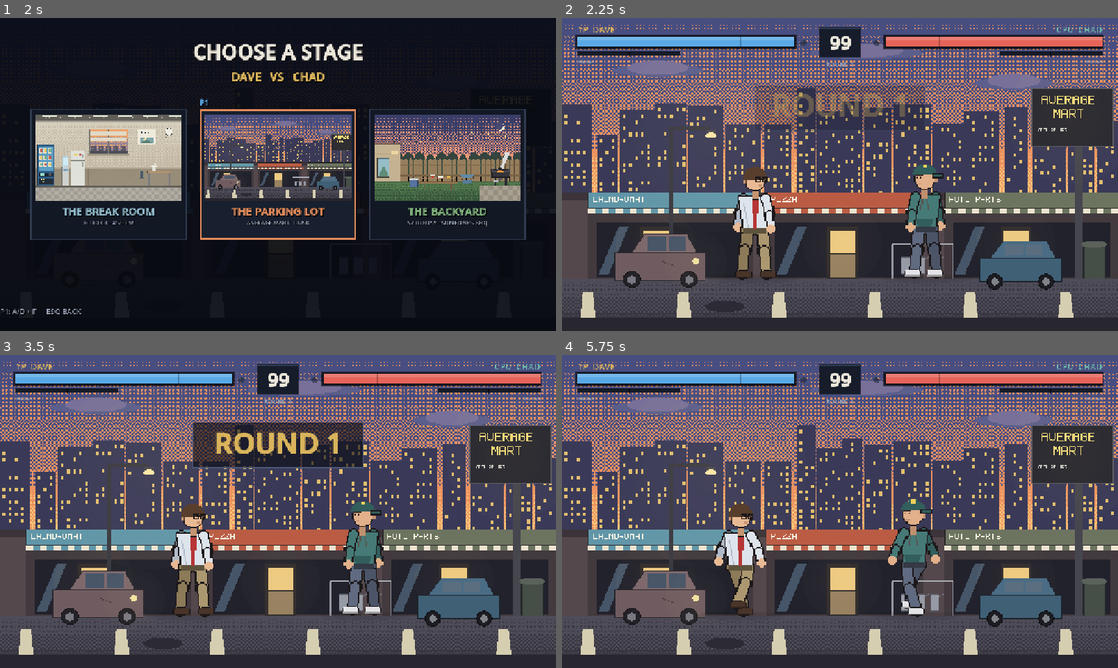
Above: before the commit, frames 1-4 (two rows, left to right).
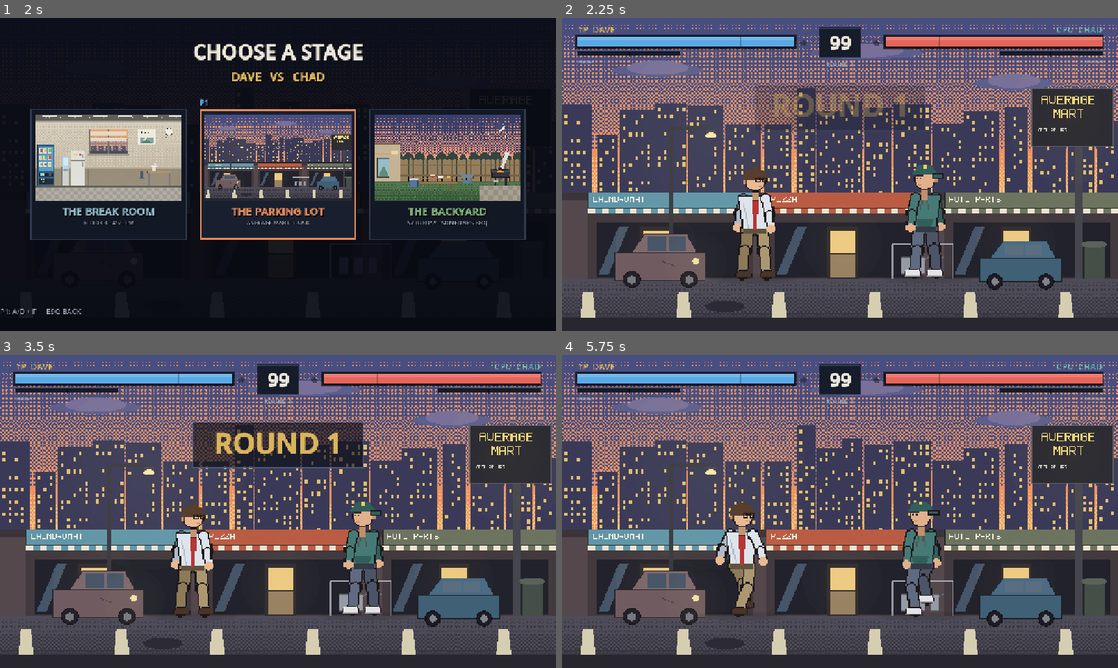
Above: after the commit, the same moments.

Repository: DrCzechyl/AverageCombat
Game: Godot game, scene res://scenes/ui/main_menu.tscn
Same seed, same stepped clock (60 frames per second), same inputs: the game is played once before the commit and once after it.
Inputs (mouse positions are in pixels of both pictures, inside the frame that each line leads up to):
- Up to frame 1 (2 s): click "ARCADE" at 0.5 s; tap Enter (p1_confirm) at 1.25 s; move the mouse to (400, 158) at 1.27 s; hold D (p1_right) from 1.28 s (still down); tap V (p1_block) at 1.35 s; click (400, 158) at 1.42 s; tap Space at 1.52 s
- Up to frame 2 (2.25 s): tap Keypad Enter (p2_confirm) at 2 s; move the mouse to (728, 190) at 2.02 s; release D (p1_right) at 2.03 s; hold S (p1_down) from 2.03 s (still down); tap Enter (p1_confirm) at 2.1 s
- Up to frame 3 (3.5 s): tap Space at 2.27 s; move the mouse to (333, 442) at 2.77 s; release S (p1_down) at 2.78 s; hold D (p1_right) from 2.78 s (still down); tap G (p1_heavy) at 2.85 s
- Up to frame 4 (5.75 s): move the mouse to (812, 574) at 3.52 s; release D (p1_right) at 3.53 s; hold W (p1_up) 3.53-4.28 s; tap F (p1_light) at 3.6 s; click (812, 574) at 3.67 s; tap Space at 3.77, 4.52, 5.27 s; move the mouse to (1006, 558) at 4.27 s; hold A (p1_left) from 4.28 s (still down); tap H (p1_special) at 4.35 s; move the mouse to (673, 464) at 5.02 s; tap Keypad 0 (p2_block) at 5.1 s

Frame 1 is identical in both runs. In frame 2, 0.2% of the frame differs, in the area x 30-69%, y 47-84%; in frame 3, 0.2%; in frame 4, 2.3%, in the area x 27-69%, y 46-84%.

Commit message:
Polish fighter animation and interpolate combat visuals
- Buffer actions through recovery and tune movement and hit reactions
- Interpolate fighter and projectile positions between physics ticks
- Refine camera kicks, landing effects, and projectile spin

Diff:
--- a/scripts/fight/arena.gd
+++ b/scripts/fight/arena.gd
@@ -68,6 +68,19 @@
 var _accum := 0.0
 var _fx_cache: Dictionary = {}
 var _start_positions := [Vector2.ZERO, Vector2.ZERO]
+
+var _vis_prev_p1 := Vector2.ZERO
+var _vis_prev_p2 := Vector2.ZERO
+var _vis_curr_p1 := Vector2.ZERO
+var _vis_curr_p2 := Vector2.ZERO
+var _proj_prev: Dictionary = {}
+var _proj_curr: Dictionary = {}
+var _proj_sim: Dictionary = {}
+var _visuals_displaced := false
+var _since_physics := 0.0
+var _physics_presented := false
+var _kick_dir := Vector2(0, 1)
+var _kick_time := 0.0
 
 
 func _ready() -> void:
@@ -146,6 +159,7 @@
 	ko_winner = -1
 	slowmo = 0
 	_clear_projectiles()
+	_sync_visual_endpoints()
 	_announce("ROUND %d" % round_number, 130)
 	Sfx.play("round_start", -8.0, 1.0, 0.0)
 	hud.snap_health()
@@ -175,9 +189,24 @@
 		if phase == Phase.FIGHT and previous_phase != Phase.FIGHT:
 			router.poll()
 		queue_redraw()
+	_since_physics = 0.0
+	_physics_presented = true
+	_present(clampf(_accum / TICK, 0.0, 1.0))
+
+
+func _process(delta: float) -> void:
+	if finished or p1 == null or p2 == null:
+		return
+	if _physics_presented:
+		_physics_presented = false
+		_present(clampf(_accum / TICK, 0.0, 1.0))
+		return
+	_since_physics += delta
+	_present(clampf((_accum + _since_physics) / TICK, 0.0, 1.0))
 
 
 func _step() -> void:
+	_capture_visual_previous()
 	total_ticks += 1
 	if announce_ticks > 0:
 		announce_ticks -= 1
@@ -198,6 +227,8 @@
 			_step_match_end()
 
 	_separate_bodies()
+	_capture_visual_current()
+	_apply_camera(0.0)
 
 
 func _separate_bodies() -> void:
@@ -323,12 +354,23 @@
 
 
 func _update_camera() -> void:
+	if shake > 0.0:
+		_kick_time += TICK
+	else:
+		_kick_time = 0.0
+	_apply_camera(0.0)
+	var target_zoom := 1.055 if phase == Phase.KO else 1.0
+	camera.zoom = camera.zoom.lerp(Vector2(target_zoom, target_zoom), 0.06)
+
+
+func _apply_camera(extra: float) -> void:
+	var offset := Vector2.ZERO
 	if shake > 0.0 and bool(SaveData.settings.get("screen_shake", true)):
-		camera.offset = Vector2(randf_range(-1.0, 1.0), randf_range(-1.0, 1.0)) * shake
-	else:
-		camera.offset = Vector2.ZERO
-	var target_zoom := 1.055 if phase == Phase.KO else 1.0
-	camera.zoom = camera.zoom.lerp(Vector2(target_zoom, target_zoom), 0.08)
+		var t := maxf(0.0, _kick_time + extra)
+		var omega := 9.0
+		var response := exp(-omega * t) * (1.0 + omega * t)
+		offset = _kick_dir * shake * response
+	camera.offset = _quantize_px(offset)
 
 
 # ---------------------------------------------------------------------------
@@ -384,6 +426,7 @@
 	var attacker := _fighter(attacker_index)
 	var blocked: bool = result["blocked"]
 	var heavy := float(result["damage"]) >= 80.0
+	_note_kick(attacker, defender)
 	# Landing (or getting blocked) builds the attacker's meter.
 	var gain := float(info.get("meter_gain", 8.0))
 	attacker.meter = minf(CharacterDB.METER_MAX, attacker.meter + gain * (0.4 if blocked else 1.0))
@@ -410,6 +453,14 @@
 	damage_done[attacker_index] += hp_lost
 
 
+func _note_kick(attacker: Fighter, defender: Fighter) -> void:
+	var aim := defender.pos - attacker.pos
+	if aim.length_squared() < 1.0:
+		aim = Vector2(attacker.facing, 0.0)
+	_kick_dir = aim.normalized()
+	_kick_time = 0.0
+
+
 func _handle_spawns() -> void:
 	for i in 2:
 		var f: Fighter = p1 if i == 0 else p2
@@ -435,6 +486,9 @@
 		if proj.dead:
 			_retire_projectile(proj)
 			continue
+		var proj_id: int = proj.get_instance_id()
+		if not _proj_prev.has(proj_id):
+			_proj_prev[proj_id] = proj.position
 		proj.tick()
 		if resolve:
 			var defender: Fighter = p2 if proj.owner_index == 0 else p1
@@ -462,6 +516,9 @@
 	for f in [p1, p2]:
 		if f.landed_flag:
 			_spawn_fx("dust", Vector2(f.pos.x, CharacterDB.GROUND_Y), 2.0)
+			if shake < 1.2:
+				_kick_dir = Vector2(0, 1)
+				_kick_time = 0.0
 			shake = maxf(shake, 1.2)
 
 
@@ -519,6 +576,7 @@
 	phase_ticks = KO_TICKS if label == "K.O." else 120
 	slowmo = 45 if label == "K.O." else 0
 	shake = 8.0
+	_kick_time = 0.0
 	var sub := ""
 	if winner == 0:
 		sub = "%s WINS THE ROUND" % _name_of(p1)
@@ -573,6 +631,7 @@
 	_enter_fight()
 	clear_projectiles_now()
 	_announce("RESET", 40)
+	_sync_visual_endpoints()
 	hud.snap_health()
 	router.discard()
 
@@ -630,11 +689,14 @@
 			anim.queue_free()
 			return
 	anim.position = at
-	anim.scale = Vector2(scale, scale)
+	var target_scale := Vector2(scale, scale)
+	anim.scale = target_scale * 0.8
 	anim.z_index = 6
 	fx_root.add_child(anim)
 	anim.play("fx")
 	anim.animation_finished.connect(anim.queue_free)
+	var pop := anim.create_tween()
+	pop.tween_property(anim, "scale", target_scale, 0.08).set_trans(Tween.TRANS_BACK).set_ease(Tween.EASE_OUT)
 
 
 func _fx_frames(path: String, fw: int, fh: int, count: int, fps: float) -> SpriteFrames:
@@ -677,6 +739,9 @@
 		if is_instance_valid(proj):
 			proj.queue_free()
 	projectiles.clear()
+	_proj_prev.clear()
+	_proj_curr.clear()
+	_proj_sim.clear()
 
 
 func _clear_projectiles() -> void:
@@ -717,7 +782,90 @@
 	if phase == Phase.FIGHT and is_instance_valid(proj) and not proj.connected:
 		var owner: Fighter = p1 if proj.owner_index == 0 else p2
 		owner.meter = minf(CharacterDB.METER_MAX, owner.meter + 2.0)
+	if is_instance_valid(proj):
+		var proj_id: int = proj.get_instance_id()
+		_proj_prev.erase(proj_id)
+		_proj_curr.erase(proj_id)
+		_proj_sim.erase(proj_id)
 	projectiles.erase(proj)
 	if is_instance_valid(proj):
 		proj.dead = true
 		proj.queue_free()
+
+
+func _sync_visual_endpoints() -> void:
+	if p1 == null or p2 == null:
+		return
+	_vis_prev_p1 = p1.pos
+	_vis_prev_p2 = p2.pos
+	_vis_curr_p1 = p1.pos
+	_vis_curr_p2 = p2.pos
+	_proj_prev.clear()
+	_proj_curr.clear()
+	_proj_sim.clear()
+	for proj in projectiles:
+		if not is_instance_valid(proj):
+			continue
+		var proj_id: int = proj.get_instance_id()
+		_proj_prev[proj_id] = proj.position
+		_proj_curr[proj_id] = proj.position
+		_proj_sim[proj_id] = proj.position
+	_visuals_displaced = false
+
+
+func _capture_visual_previous() -> void:
+	if _visuals_displaced:
+		_restore_projectile_sim()
+		_visuals_displaced = false
+	_vis_prev_p1 = p1.pos
+	_vis_prev_p2 = p2.pos
+	_proj_prev.clear()
+	for proj in projectiles:
+		if is_instance_valid(proj):
+			_proj_prev[proj.get_instance_id()] = proj.position
+
+
+func _capture_visual_current() -> void:
+	_vis_curr_p1 = p1.pos
+	_vis_curr_p2 = p2.pos
+	_proj_curr.clear()
+	_proj_sim.clear()
+	for proj in projectiles:
+		if not is_instance_valid(proj):
+			continue
+		var proj_id: int = proj.get_instance_id()
+		var at: Vector2 = proj.position
+		_proj_curr[proj_id] = at
+		_proj_sim[proj_id] = at
+		if not _proj_prev.has(proj_id):
+			_proj_prev[proj_id] = at
+
+
+func _restore_projectile_sim() -> void:
+	for proj in projectiles:
+		if not is_instance_valid(proj):
+			continue
+		var proj_id: int = proj.get_instance_id()
+		if _proj_sim.has(proj_id):
+			proj.position = _proj_sim[proj_id]
+
+
+func _present(alpha: float) -> void:
+	if p1 == null or p2 == null:
+		return
+	var blend := clampf(alpha, 0.0, 1.0)
+	p1.position = _quantize_px(_vis_prev_p1.lerp(_vis_curr_p1, blend))
+	p2.position = _quantize_px(_vis_prev_p2.lerp(_vis_curr_p2, blend))
+	for proj in projectiles:
+		if not is_instance_valid(proj):
+			continue
+		var proj_id: int = proj.get_instance_id()
+		var curr: Vector2 = _proj_curr.get(proj_id, proj.position)
+		var prev: Vector2 = _proj_prev.get(proj_id, curr)
+		proj.position = _quantize_px(prev.lerp(curr, blend))
+	_visuals_displaced = true
+	_apply_camera(_since_physics)
+
+
+func _quantize_px(v: Vector2) -> Vector2:
+	return Vector2(round(v.x * 3.0) / 3.0, round(v.y * 3.0) / 3.0)
--- a/scripts/fight/fighter.gd
+++ b/scripts/fight/fighter.gd
@@ -14,9 +14,12 @@
 
 const TICK := 1.0 / 60.0
 const GRAVITY := 2600.0
-const GROUND_FRICTION := 2400.0
+const GROUND_FRICTION := 2100.0
+const WALK_ACCEL := 2300.0
 const ATTACK_FRICTION := 3000.0
-const AIR_CONTROL := 950.0
+const AIR_CONTROL := 1200.0
+const INPUT_BUFFER := 8
+const BASE_SPRITE_SCALE := 3.0
 
 @onready var sprite: AnimatedSprite2D = $Sprite
 @onready var shadow: Sprite2D = $Shadow
@@ -59,7 +62,13 @@
 var combo_received := 0
 
 var _anim_name := ""
-var _rng := RandomNumberGenerator.new()
+var _buf_action := ""
+var _buf_ticks := 0
+var _buf_latched := false
+var _pose_scale := Vector2.ONE
+var _land_ticks := 0
+var _kick_x := 0.0
+var _kick_span := 0
 
 
 func setup(id: String, index: int) -> void:
@@ -68,7 +77,6 @@
 	player_index = index
 	health = float(data["build"]["health"])
 	meter = 0.0
-	_rng.randomize()
 	_build_frames()
 	reset_visuals()
 	shadow.texture = load("res://assets/sprites/fx/shadow.png")
@@ -136,6 +144,7 @@
 	state = State.INTRO
 	state_tick = 0
 	_anim_name = ""
+	_clear_buffer()
 	sprite.modulate = Color.WHITE
 	sprite.position = Vector2.ZERO
 	sprite.visible = true
@@ -178,6 +187,8 @@
 func tick(inp: Dictionary, grant_whiff_meter := true) -> void:
 	landed_flag = false
 	jumped_flag = false
+	_buf_latched = false
+	_track_buffer(inp)
 
 	if hitstop > 0:
 		hitstop -= 1
@@ -204,6 +215,11 @@
 			_tick_free(inp)
 
 	_integrate()
+	# Recovery can end on the same tick a buffered press is still valid. Fire it
+	# before the window counts down, and don't spend the window during hitstop.
+	if state == State.IDLE or state == State.WALK or state == State.CROUCH or state == State.AIR:
+		_try_buffered()
+	_decay_buffer()
 	_update_visuals()
 
 
@@ -229,18 +245,15 @@
 	var holding_back := dir != 0 and dir == -facing
 	blocking = (bool(inp.get("block", false)) or holding_back) and not airborne
 
+	if _try_buffered():
+		return
+
 	# Attacks take priority over movement.
 	if _try_attack(inp):
 		return
 
 	if bool(inp.get("jump", false)) and not airborne:
-		vel.y = float(data["build"]["jump_velocity"])
-		airborne = true
-		crouching = false
-		blocking = false
-		state = State.AIR
-		state_tick = 0
-		jumped_flag = true
+		_begin_jump()
 		return
 
 	if airborne:
@@ -252,7 +265,7 @@
 
 	if want_crouch:
 		state = State.CROUCH
-		vel.x = move_toward(vel.x, 0, GROUND_FRICTION * TICK)
+		_approach_ground_x(0, 0.0)
 		walking = false
 		return
 
@@ -264,11 +277,84 @@
 			speed = float(data["build"]["back_speed"])
 		if blocking:
 			speed *= 0.6
-		vel.x = dir * speed
+		_approach_ground_x(dir, speed)
 	else:
 		state = State.IDLE
 		walking = false
-		vel.x = move_toward(vel.x, 0, GROUND_FRICTION * TICK)
+		_approach_ground_x(0, 0.0)
+
+
+func _approach_ground_x(dir: int, target_speed: float) -> void:
+	var target := float(dir) * target_speed
+	var rate := WALK_ACCEL
+	if dir == 0:
+		target = 0.0
+		rate = GROUND_FRICTION
+	elif absf(vel.x) > absf(target) and signf(vel.x) == signf(target):
+		rate = GROUND_FRICTION
+	vel.x = move_toward(vel.x, target, rate * TICK)
+
+
+func _begin_jump() -> void:
+	vel.y = float(data["build"]["jump_velocity"])
+	airborne = true
+	crouching = false
+	blocking = false
+	state = State.AIR
+	state_tick = 0
+	jumped_flag = true
+
+
+func _track_buffer(inp: Dictionary) -> void:
+	if state != State.ATTACK and state != State.HITSTUN and state != State.BLOCKSTUN:
+		return
+	var action := ""
+	if bool(inp.get("special", false)):
+		action = "special"
+	elif bool(inp.get("heavy", false)):
+		action = "heavy"
+	elif bool(inp.get("light", false)):
+		action = "light"
+	elif bool(inp.get("jump", false)):
+		action = "jump"
+	if action != "":
+		_buf_action = action
+		_buf_ticks = INPUT_BUFFER
+		_buf_latched = true
+
+
+func _decay_buffer() -> void:
+	if _buf_latched or hitstop > 0:
+		return
+	if state != State.ATTACK and state != State.HITSTUN and state != State.BLOCKSTUN:
+		return
+	if _buf_ticks <= 0:
+		return
+	_buf_ticks -= 1
+	if _buf_ticks <= 0:
+		_buf_action = ""
+
+
+func _clear_buffer() -> void:
+	_buf_action = ""
+	_buf_ticks = 0
+
+
+func _try_buffered() -> bool:
+	if _buf_ticks <= 0 or _buf_action == "":
+		return false
+	var action := _buf_action
+	_clear_buffer()
+	if action == "jump":
+		if airborne:
+			return false
+		_begin_jump()
+		return true
+	return _try_attack({
+		"special": action == "special",
+		"heavy": action == "heavy",
+		"light": action == "light",
+	})
 
 
 func _try_attack(inp: Dictionary) -> bool:
@@ -292,6 +378,7 @@
 func start_move(id: String) -> void:
 	if not data.get("moves", {}).has(id):
 		return
+	_clear_buffer()
 	move_name = id
 	move = data["moves"][id]
 	move_tick = 0
@@ -532,7 +619,14 @@
 
 
 func apply_hitstop(ticks: int) -> void:
+	var starting := hitstop <= 0
 	hitstop = maxi(hitstop, ticks)
+	if starting:
+		_kick_span = hitstop
+		var dir := -signf(vel.x)
+		if dir == 0.0:
+			dir = -float(facing)
+		_kick_x = dir * 3.0
 
 
 func _threatened() -> bool:
@@ -550,8 +644,14 @@
 
 
 func reset_visuals() -> void:
+	_pose_scale = Vector2.ONE
+	_land_ticks = 0
+	_kick_x = 0.0
+	_kick_span = 0
 	sprite.flip_h = facing < 0
 	sprite.position = Vector2.ZERO
+	sprite.scale = Vector2(BASE_SPRITE_SCALE, BASE_SPRITE_SCALE)
+	sprite.speed_scale = 1.0
 	shadow.position = Vector2(0, CharacterDB.GROUND_Y - pos.y)
 	shadow.modulate = Color(1, 1, 1, 0.55)
 	shadow.scale = Vector2(2.2, 1.0)
@@ -570,16 +670,52 @@
 	else:
 		sprite.modulate = Color.WHITE
 
-	if hitstop > 0 and not frozen:
-		sprite.position = Vector2.ZERO
-	elif hitstop > 0:
-		sprite.position = Vector2(_rng.randf_range(-3.0, 3.0), 0)
-	else:
-		sprite.position = Vector2.ZERO
+	var ox := 0.0
+	var oy := 0.0
+	if hitstop > 0 and _kick_span > 1:
+		var t := clampf(float(hitstop) / float(_kick_span - 1), 0.0, 1.0)
+		ox = _kick_x * t
+	elif (state == State.IDLE or state == State.INTRO) and not blocking and absf(vel.x) < 12.0:
+		oy = 1.0 if sin(float(state_tick) * TAU / 64.0) > 0.2 else 0.0
+	sprite.position = Vector2(roundf(ox), roundf(oy))
+	_update_pose_scale(frozen)
 
 	_update_anim()
 	if debug_boxes:
 		queue_redraw()
+
+
+func _update_pose_scale(frozen: bool) -> void:
+	if landed_flag:
+		_land_ticks = 8
+	var target := Vector2.ONE
+	if state == State.ATTACK and not move.is_empty():
+		var startup := int(move.get("startup", 1))
+		var active := int(move.get("active", 1))
+		if move_tick < startup:
+			target = Vector2(1.08, 0.90)
+		elif move_tick < startup + active:
+			target = Vector2(1.12, 0.94)
+	elif airborne:
+		var stretch := clampf(absf(vel.y) / 1000.0, 0.0, 1.0) * 0.12
+		if stretch < 0.02:
+			stretch = 0.0
+		var yf := 1.0 + stretch
+		target = Vector2(1.0 / yf, yf)
+	if not frozen:
+		_pose_scale = _pose_scale.move_toward(target, 0.045)
+	var shown := _pose_scale
+	var landing := _land_ticks > 0
+	if landing:
+		var k := float(_land_ticks) / 8.0
+		shown = Vector2(lerpf(shown.x, 1.12, k), lerpf(shown.y, 1.0 / 1.12, k))
+		if not frozen:
+			_land_ticks -= 1
+	if not landing and shown.distance_to(Vector2.ONE) <= 0.02 \
+			and target.distance_to(Vector2.ONE) <= 0.001:
+		shown = Vector2.ONE
+		_pose_scale = Vector2.ONE
+	sprite.scale = Vector2(BASE_SPRITE_SCALE, BASE_SPRITE_SCALE) * shown
 
 
 func _draw() -> void:
@@ -627,9 +763,9 @@
 		if anim == "jump":
 			frame = 0 if vel.y < 0.0 else 1
 		elif not move.is_empty():
-			var total := CharacterDB.move_total(move)
 			var count := int(CharacterDB.ANIMS[anim]["frames"])
-			frame = CharacterDB.move_frame_index(move_tick, total, count)
+			frame = _move_pose_frame(move_tick, int(move.get("startup", 1)),
+					int(move.get("active", 1)), count)
 		if _anim_name != anim or sprite.animation != anim:
 			sprite.play(anim)
 		sprite.set_frame_and_progress(frame, 0.0)
@@ -638,6 +774,26 @@
 		var restart := _anim_name != anim
 		_play_anim(anim, restart)
 		_anim_name = anim
+	if anim == "walk" and data.has("build"):
+		var pace := maxf(float(data["build"]["walk_speed"]), 1.0)
+		sprite.speed_scale = clampf(absf(vel.x) / pace, 0.35, 1.0)
+	else:
+		sprite.speed_scale = 1.0
+
+
+func _move_pose_frame(tick: int, startup: int, active: int, count: int) -> int:
+	if count <= 1:
+		return 0
+	var strike := count - 2
+	if tick < startup:
+		if strike <= 0:
+			return 0
+		var span := maxi(startup - 1, 1)
+		var idx := int(float(maxi(tick - 1, 0)) * float(strike) / float(span))
+		return clampi(idx, 0, strike - 1)
+	if tick < startup + active:
+		return strike
+	return count - 1
 
 
 func _play_anim(anim: String, restart := false) -> void:
--- a/scripts/fight/projectile.gd
+++ b/scripts/fight/projectile.gd
@@ -41,7 +41,8 @@
 
 func tick() -> void:
 	position.x += facing * speed * TICK
-	_spin += facing * 9.0 * TICK
+	_spin += facing * 2.0 * TICK
+	queue_redraw()
 	life -= TICK
 	if life <= 0.0 or position.x < 60.0 or position.x > 1220.0:
 		dead = true
